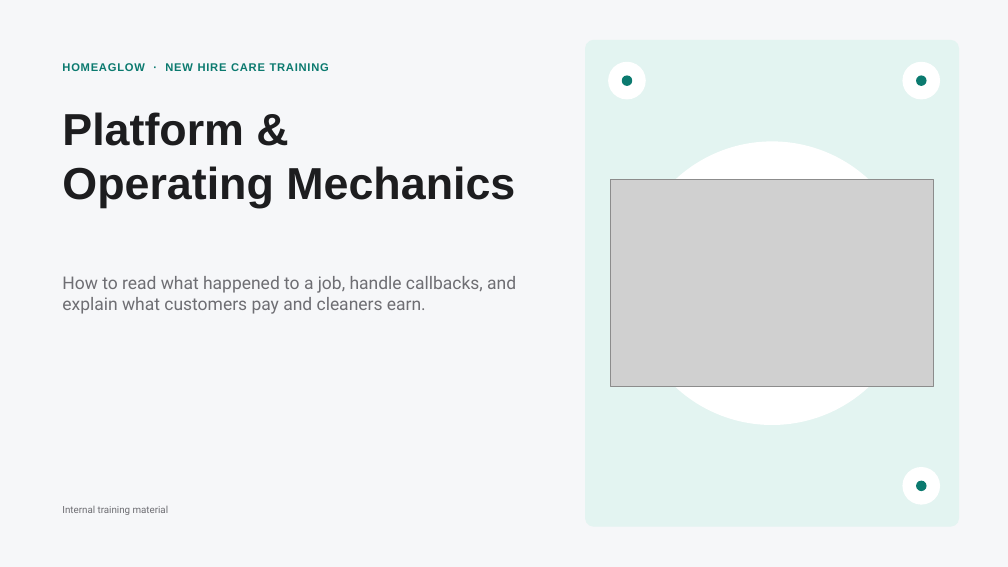
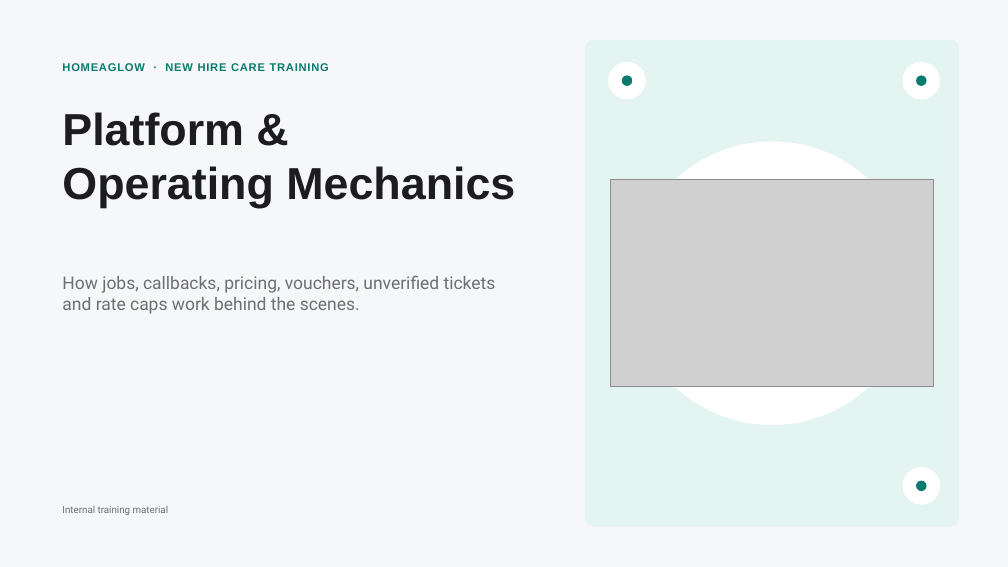
Before and after one commit to anjulimichelle/training, a slide deck: slide 1 of platform-mechanics/platform-operating-mechanics.pptx. Drawn at 1008x567 pixels with LibreOffice and Linux fonts; fonts in the diff are those of the drawing; grey boxes stand for pictures. Boxes give left, top, right and bottom in pixels: in the first picture for what was removed or moved away, otherwise in the second. Text is boxed around its words. In the diff, an @@ line names an element or a change of style, - is before the commit and + after.

```diff
--- a/platform-mechanics/platform-operating-mechanics.pptx
+++ b/platform-mechanics/platform-operating-mechanics.pptx
@@ text at <box>62,276,496,314</box>: text changed @@
-How to read what happened to a job, handle callbacks, and explain what customers pay and cleaners earn.
+How jobs, callbacks, pricing, vouchers, unverified tickets and rate caps work behind the scenes.
```
Also in this commit, not shown: 18 slides added, 7 other files.
